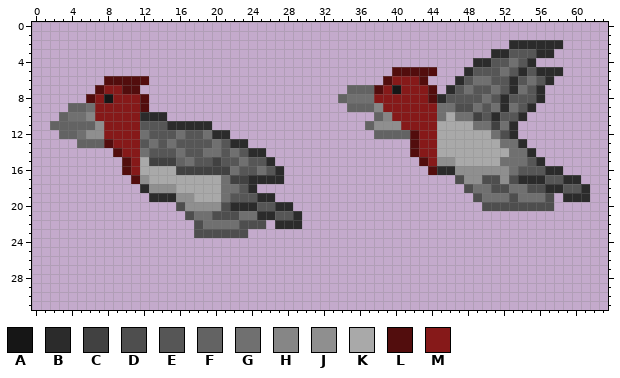
Two states of a pixel-art sprite, Assets/Pack/Birds/Cardeal/Flappy/CardealFlappy-Sheet.png. This is how it looked before the edit.
The file is 64x32 pixels. Colours within 5 levels of each other are drawn and written as one.
Palette (. is transparent): A #161616  B #2b2b2b  C #414141  D #4e4e4e  E #565656  F #636363  G #707070  H #868686  J #8f8f8f  K #a9a9a9  L #520d0d  M #861919
After the commit:
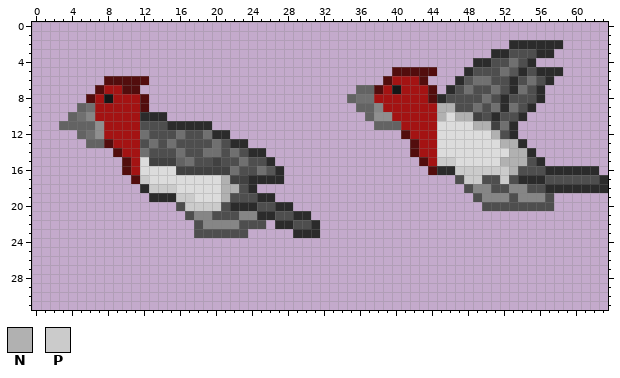
Colours new in this view: N #b1b1b1  P #cbcbcb
Diff:
{"colour":"K","old":"#a9a9a9","new":"#dcdcdc"}
{"colour":"M","old":"#861919","new":"#a41313"}
{"y":3,"x":53,"old":"EEE","new":"DDD"}
{"y":4,"x":51,"old":"EE","new":"DD"}
{"y":4,"x":54,"old":"E","new":"D"}
{"y":5,"x":49,"old":"EEE","new":"DDD"}
{"y":5,"x":55,"old":"E","new":"D"}
{"y":6,"x":51,"old":"EE","new":"DD"}
{"y":6,"x":54,"old":"E","new":"D"}
{"y":6,"x":56,"old":"E","new":"D"}
{"y":7,"x":35,"old":"F","new":"."}
{"y":7,"x":47,"old":"E","new":"D"}
{"y":7,"x":49,"old":"EE","new":"DD"}
{"y":7,"x":52,"old":"E","new":"D"}
{"y":7,"x":55,"old":"E","new":"D"}
{"y":8,"x":34,"old":"FG","new":".F"}
{"y":8,"x":46,"old":"EEEE","new":"DDDD"}
{"y":8,"x":51,"old":"E","new":"D"}
{"y":8,"x":53,"old":"EEE","new":"DDD"}
{"y":9,"x":4,"old":"F","new":"."}
{"y":9,"x":35,"old":"F","new":"."}
{"y":9,"x":45,"old":"GG","new":"NN"}
{"y":9,"x":50,"old":"E","new":"D"}
{"y":9,"x":54,"old":"E","new":"D"}
{"y":10,"x":3,"old":"FG","new":".F"}
{"y":10,"x":37,"old":".FH","new":"FJJ"}
{"y":10,"x":45,"old":"G","new":"N"}
{"y":10,"x":47,"old":"GG","new":"NN"}
{"y":10,"x":50,"old":"E","new":"D"}
{"y":10,"x":52,"old":"EE","new":"DD"}
{"y":11,"x":2,"old":"F","new":"."}
{"y":11,"x":12,"old":"EEE","new":"DDD"}
{"y":11,"x":37,"old":"FJJJ","new":".FFF"}
{"y":11,"x":49,"old":"GG","new":"NN"}
{"y":12,"x":3,"old":"FFGJ","new":"..FG"}
{"y":12,"x":13,"old":"EEE","new":"DDD"}
{"y":12,"x":17,"old":"EE","new":"DD"}
{"y":12,"x":38,"old":"FFFFL","new":"...LM"}
{"y":12,"x":51,"old":"G","new":"N"}
{"y":13,"x":5,"old":"F","new":"."}
{"y":13,"x":12,"old":"E","new":"D"}
{"y":13,"x":14,"old":"E","new":"D"}
{"y":13,"x":16,"old":"EEEE","new":"DDDD"}
{"y":13,"x":21,"old":"E","new":"D"}
{"y":13,"x":52,"old":"GG","new":"NN"}
{"y":14,"x":13,"old":"EEE","new":"DDD"}
{"y":14,"x":17,"old":"EE","new":"DD"}
{"y":14,"x":21,"old":"E","new":"D"}
{"y":14,"x":23,"old":"E","new":"D"}
{"y":14,"x":53,"old":"GG","new":"NN"}
{"y":15,"x":18,"old":"EE","new":"DD"}
{"y":15,"x":21,"old":"EE","new":"DD"}
{"y":15,"x":24,"old":"EE","new":"DD"}
{"y":15,"x":45,"old":"JJ","new":"PP"}
{"y":15,"x":52,"old":"GGGE","new":"NNND"}
{"y":16,"x":23,"old":"EE","new":"DD"}
{"y":16,"x":47,"old":"JJJJJJGEEE","new":"PPPPPPNDDD"}
{"y":16,"x":59,"old":"....","new":"BBBB"}
{"y":17,"x":12,"old":"J","new":"P"}
{"y":17,"x":21,"old":"G","new":"N"}
{"y":17,"x":48,"old":"JJ","new":"PP"}
{"y":17,"x":52,"old":"J","new":"P"}
{"y":17,"x":57,"old":"EEBB...","new":"DDDDDDB"}
{"y":18,"x":13,"old":"JJJ","new":"PPP"}
{"y":18,"x":21,"old":"GGE","new":"NND"}
{"y":18,"x":49,"old":"GG","new":"HH"}
{"y":18,"x":53,"old":"GG","new":"HH"}
{"y":18,"x":59,"old":"EE","new":"BB"}
{"y":18,"x":62,"old":"..","new":"BB"}
{"y":19,"x":16,"old":"JJ","new":"PP"}
{"y":19,"x":21,"old":"GEEE","new":"NDDD"}
{"y":19,"x":50,"old":"GGG","new":"HHH"}
{"y":19,"x":54,"old":"GGG","new":"HHH"}
{"y":19,"x":59,"old":"BBB","new":"..."}
{"y":20,"x":17,"old":"JJJJ","new":"PPPP"}
{"y":20,"x":25,"old":"EE","new":"DD"}
{"y":21,"x":18,"old":"GG","new":"HH"}
{"y":21,"x":23,"old":"GG","new":"HH"}
{"y":21,"x":27,"old":"EE","new":"DD"}
{"y":21,"x":30,"old":".","new":"B"}
{"y":22,"x":19,"old":"GGGG","new":"HHHH"}
{"y":22,"x":29,"old":"B..","new":"DDB"}
{"y":23,"x":29,"old":"...","new":"BBB"}
{"label":"changed","picture_box":[338,49,608,202]}
{"label":"changed","picture_box":[50,85,320,238]}
